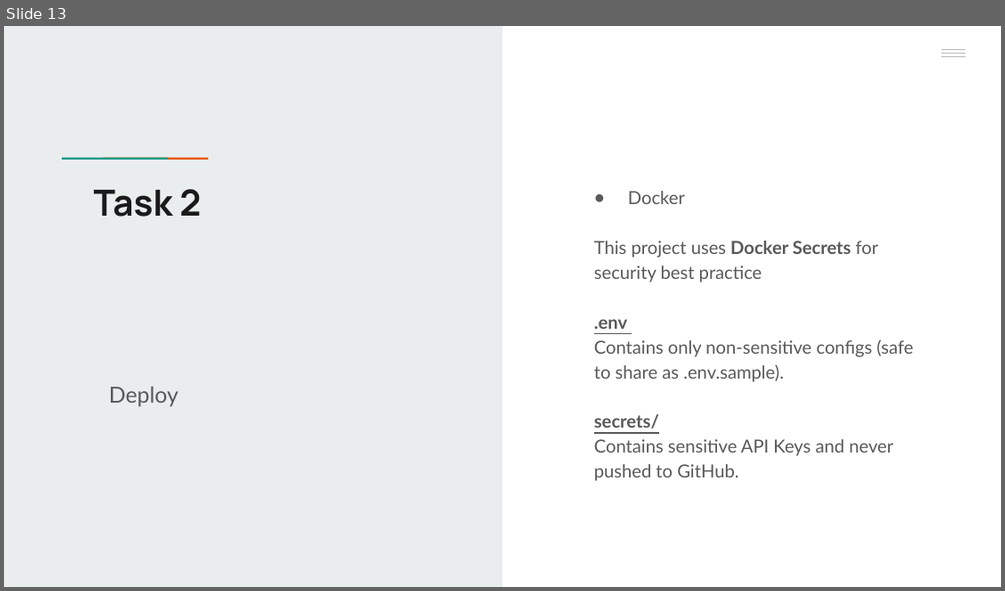
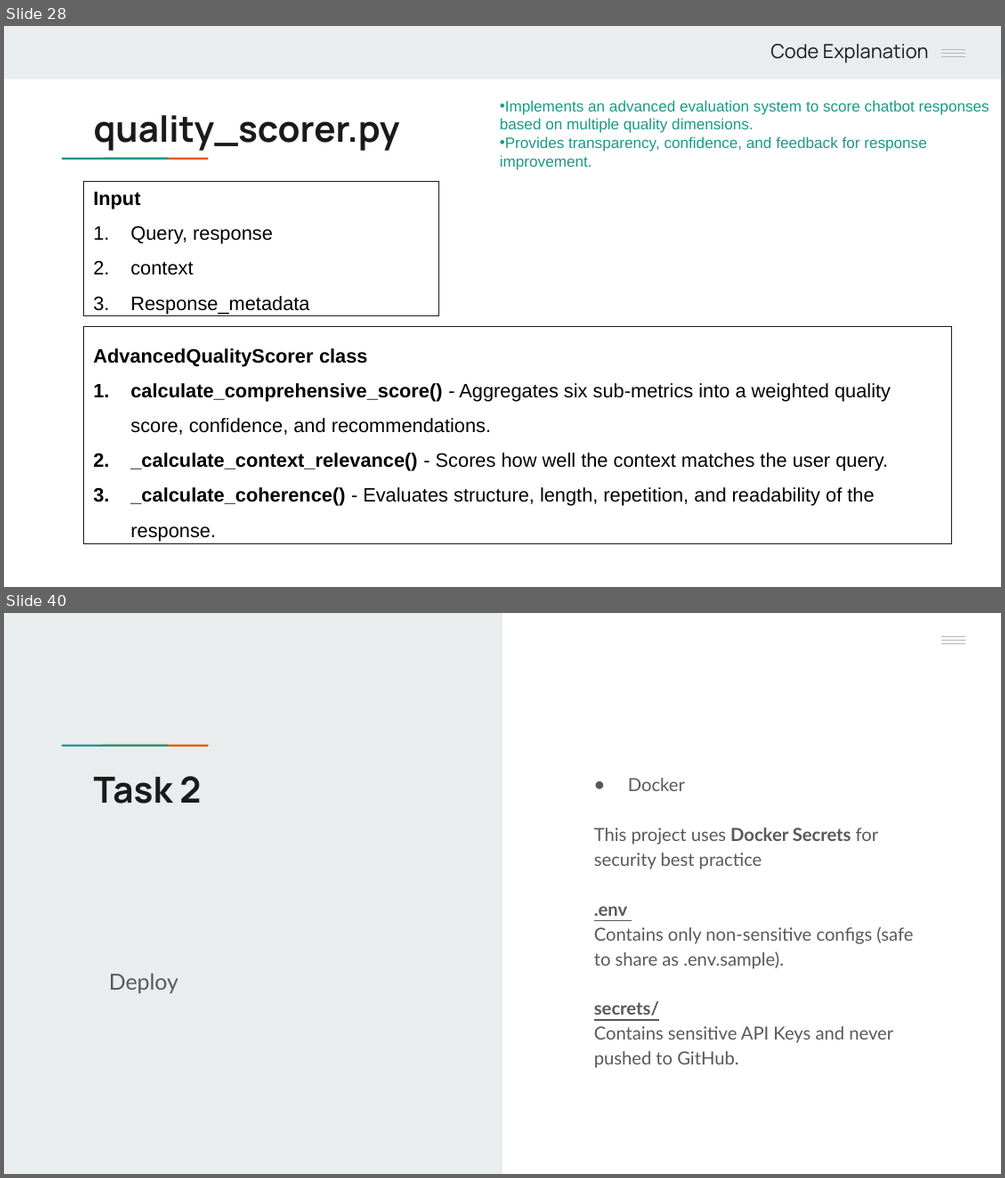
Before and after one commit to handamn/Nawatech-Machine_Learning_Engineer, a slide deck: task_2/Case2 Presentation.pptx. Shown one above the other, each under a label of ours: slide 13 before the commit, slides 28 and 40 after it; the slides between them are not shown. The pictures are 1005x591 and 1005x1178 pixels, drawn with LibreOffice and Linux fonts; fonts in the diff are those of the drawing. Boxes give left, top, right and bottom in pixels: in the first picture for what was removed or moved away, otherwise in the second. Text is boxed around its words. In the diff, an @@ line names an element or a change of style, - is before the commit and + after.

```diff
--- a/task_2/Case2 Presentation.pptx
+++ b/task_2/Case2 Presentation.pptx
@@ slide 28 added at <box>4,26,1001,587</box>, background #FFFFFF; not listed: 5 template elements that a slide beside it also shows @@
@@ rectangle added at <box>4,26,1001,79</box>, fill #E9EDEE @@
@@ text added at <box>770,44,929,63</box>, 14 pt, text #1A1A1A @@
+Code Explanation
@@ rectangle added at <box>907,26,1001,76</box>, fill #E9EDEE @@
@@ text added at <box>500,100,989,170</box>, 11 pt, text #1A9988 @@
+• Implements an advanced evaluation system to score chatbot responses based on multiple quality dimensions.
+• Provides transparency, confidence, and feedback for response improvement.
@@ title added at <box>94,115,400,151</box>, 26 pt, text #1A1A1A, bold @@
+quality_scorer.py
@@ rectangle added at <box>84,182,438,316</box>, outline #1A1A1A 0.75 pt, 14 pt, text #000000 @@
+Input
+1. Query, response
+2. context
+3. Response_metadata
@@ rectangle added at <box>84,327,952,544</box>, outline #1A1A1A 0.75 pt, 14 pt, text #000000 @@
+AdvancedQualityScorer class
+1. calculate_comprehensive_score() - Aggregates six sub-metrics into a weighted quality score, confidence, and recommendations.
+2. _calculate_context_relevance() - Scores how well the context matches the user query.
+3. _calculate_coherence() - Evaluates structure, length, repetition, and readability of the response.
@@ what was slide 13 is now slide 40 @@
```
Also in this commit, not shown: 2 slides changed, 27 other slides added, 1 slide removed, 1 other file.
